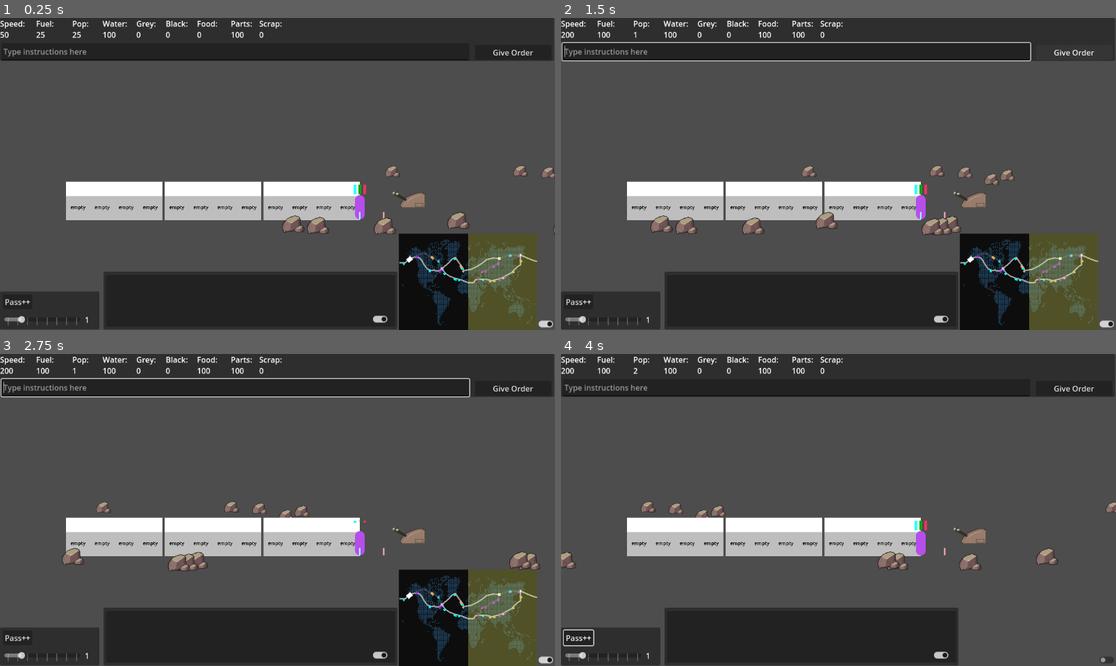
Above: before the commit, frames 1-4 (two rows, left to right).
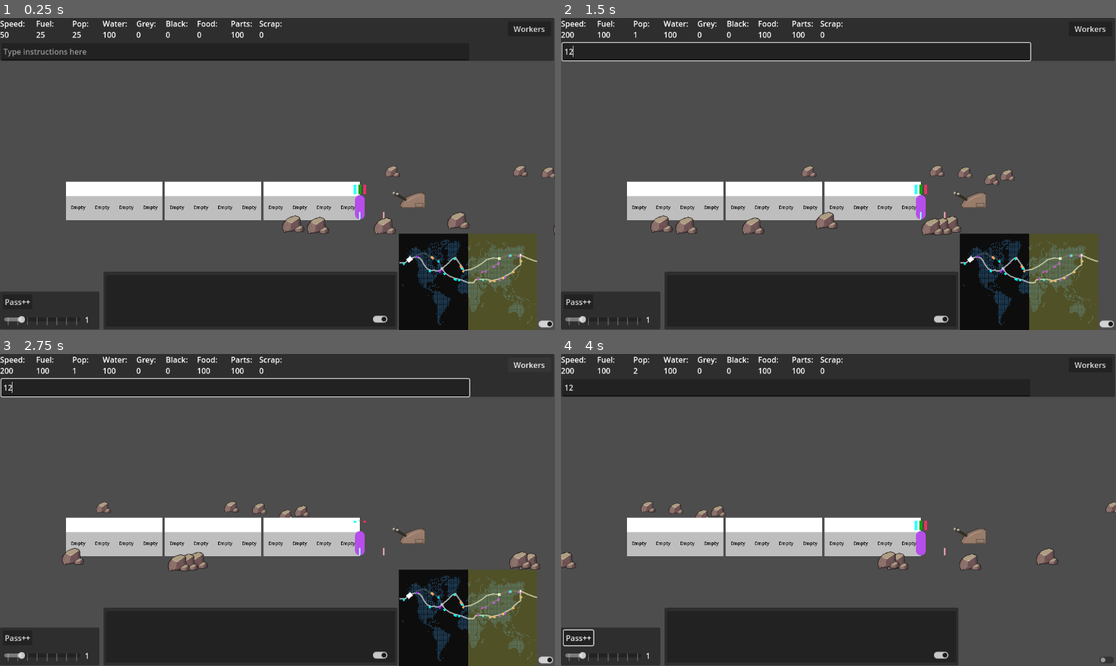
Above: after the commit, the same moments.

Repository: Sphinx111/ed_and_morgs_train_builder
Game: Godot game, scene res://Scenes/traincar.tscn
The game is run twice, just before and just after one commit, with the same random seed, the same clock (stepped at 60 frames per second) and the same inputs.
Inputs (mouse positions are in pixels of both pictures, inside the frame that each line leads up to):
- Up to frame 1 (0.25 s): no input
- Up to frame 2 (1.5 s): click (794, 52) at 0.52 s; type "12" at 0.6 s; click (1071, 52) at 1.25 s, where only the run before the commit has a clickable "Give Order"
- Up to frame 3 (2.75 s): click (527, 363) at 2 s, where only the run after the commit has a clickable "Workers"
- Up to frame 4 (4 s): click "Pass++" at 2.75 s; click (1104, 659) at 3.5 s

The runs differ from the first frame. In frame 1, 0.2% of the frame differs, in the area x 12-99%, y 2-62%; in frame 2, 0.4%, in the area x 0-99%, y 2-62%; in frame 3, 0.4%; in frame 4, 0.3%.

Commit message:
Passengers look for work in priority order
There is a static priority order for types of resource to serve/produce, and passengers look for work of that type first.

Diff:
--- a/Modules/Producers/ProductionProvider.gd
+++ b/Modules/Producers/ProductionProvider.gd
@@ -23,6 +23,14 @@
 ## Set up the Production Provider's variables
 func init() -> void:
 	pass
+
+## Return array of Strings representing type of work done in module
+func get_work_types() -> Array[String]:
+	if outputType1 != "" and outputType2 != "":
+		return [outputType1, outputType2]
+	elif outputType1 != "":
+		return [outputType1]
+	return []
 
 ## Control function to call each resource tick, must provide MapHandler if resource comes from map
 func produce(train : Train, worker_modifier : float) -> int:
--- a/Modules/Services/ServiceProvider.gd
+++ b/Modules/Services/ServiceProvider.gd
@@ -18,6 +18,13 @@
 
 func init() -> void:
 	pass
+
+func get_work_types() -> Array[String]:
+	if inputType1 != "" and inputType2 != "":
+		return [inputType1, inputType2]
+	elif inputType1 != "":
+		return [inputType1]
+	return []
 
 func serve_customer(customer : Passenger, train : Train, module : ModuleBase) -> int:
 	var amount_wanted = 1.0
--- a/Modules/module.gd
+++ b/Modules/module.gd
@@ -31,7 +31,7 @@
 var producers : Array[ProductionProvider] = []
 var workers_needed : int = 0
 var workers : Array[Passenger] = []
-var workType : String = "any"
+var work_types : Array[String] = ["any"]
 
 # Storage Variables
 var storages : Array[GenericStorageProvider] = []
@@ -62,7 +62,7 @@
 
 func needs_worker(work_type : String) -> bool:
 	if enabled == true:
-		if work_type == "any" and (workers_needed - workers.size()) > 0:
+		if work_type in work_types and (workers_needed - workers.size()) > 0:
 			return true
 	return false
 
@@ -114,11 +114,13 @@
 		workers.append(newWorker)
 		$DebugWorkerCount.text = "" + String.num_int64(workers.size())
 		if workers.size() == workers_needed:
-			parentTrain.update_work_map(workType)
+			for workType in work_types:
+				parentTrain.update_work_map(workType)
 
 func remove_worker(newWorker : Passenger):
 	if workers.size() == workers_needed:
-		parentTrain.update_work_map(workType)
+		for workType in work_types:
+			parentTrain.update_work_map(workType)
 	workers.erase(newWorker)
 	$DebugWorkerCount.text = "" + String.num_int64(workers.size())
 
@@ -129,10 +131,12 @@
 	newProvider.init()	# Setup its initial variables
 	services.append(newProvider)
 	serves_needs.append(newProvider.outputType)
+	work_types.append_array(newProvider.get_work_types())
 
 func add_producer(newProducer : ProductionProvider):
 	newProducer.init()	# Setup initial variables
 	producers.append(newProducer)
+	work_types.append_array(newProducer.get_work_types())
 
 func add_custom_storage(storageDict : Dictionary):
 	var newStorage = GenericStorageProvider.new()
@@ -175,6 +179,7 @@
 	services = []
 	producers = []
 	serves_needs = []
+	work_types = ["any"]
 	workers_needed = 0
 	$Outline.color = Color.GRAY
 
@@ -193,6 +198,8 @@
 func set_type(newType : String):
 	reset_module()                    # Start from state of an 'empty' module
 	self.type = newType
+	if newType == "empty":
+		return
 	if newType == "clean_water":
 		$Outline.color = Color.AQUA
 		var basicWaterProvider = BasicWaterProvider.new()
@@ -257,3 +264,5 @@
 		workers_needed = 1
 		add_custom_storage({"grey_water" : 100.0})
 	$Label.text = newType
+	for workType in work_types:
+		parentTrain.update_work_map(workType)
--- a/PassengerMap.gd
+++ b/PassengerMap.gd
@@ -47,6 +47,10 @@
 		needsLocations.pop_back()
 		workLocations.pop_back()
 
+func has_work_for_type(testType : String) -> bool:
+	if workMaps.has(testType) and workMaps[testType][0] != 9999:
+		return true
+	return false
 
 func update_single_type_map(needs_type_to_update):
 	needsLocations[needs_type_to_update] = train.get_location_map_for_type(needs_type_to_update)
--- a/Scenes/traincar.tscn
+++ b/Scenes/traincar.tscn
@@ -140,12 +140,12 @@
 
 [node name="Button" type="Button" parent="BasicUI"]
 layout_mode = 0
-offset_left = 986.0
-offset_top = 56.0
-offset_right = 1145.0
-offset_bottom = 87.0
-focus_mode = 0
-text = "Give Order"
+offset_left = 1054.0
+offset_top = 7.0
+offset_right = 1144.0
+offset_bottom = 38.0
+focus_mode = 0
+text = "Workers"
 
 [node name="WorldMap" parent="BasicUI" instance=ExtResource("2_ksonv")]
 position = Vector2(829, 459)
@@ -273,7 +273,6 @@
 position = Vector2(0, 334)
 
 [connection signal="text_submitted" from="BasicUI/LineEdit" to="BasicUI" method="_on_line_edit_text_submitted"]
-[connection signal="pressed" from="BasicUI/Button" to="BasicUI" method="_on_textinput_press"]
 [connection signal="pressed" from="BasicUI/DebugPanel/Button" to="BasicUI" method="_on_add_passenger_pressed"]
 [connection signal="drag_ended" from="BasicUI/DebugPanel/DebugSlider" to="BasicUI" method="_on_debug_tick_slider_ended"]
 [connection signal="toggled" from="BasicUI/DebugPanel/CheckButton" to="BasicUI" method="_on_map_toggled"]
--- a/passenger.gd
+++ b/passenger.gd
@@ -2,7 +2,7 @@
 
 class_name Passenger
 
-var manager = null       # Passenger manager script
+var manager : PassengerManager = null       # Passenger manager script
 var parentTrain : Train = null   # Train the passenger is allocated to
 
 var firstname : String = ""
@@ -203,7 +203,7 @@
 				exit_worker_module()
 
 func check_for_work():
-	targetWork = "any"
+	targetWork = manager.get_next_work_priority()
 	check_current_module()
 
 ## Allows different results from hitting max need. Not all needs will be fatal
--- a/passengerManager.gd
+++ b/passengerManager.gd
@@ -12,6 +12,9 @@
 
 const firstNamesList = ["David", "Elias", "Jenny", "Emma", "Sally", "Uzbel", "Dmitri", "Janus", "Elise", "Marie"]
 const lastNamesList  = ["Smith", "Jones", "LeClair", "McGilligan", "Cuttier", "Founderson"]
+
+var available_workers : int = 0
+var work_priorities : Array[String]= ["clean_water", "food1", "grey_water", "scrap", "mech_parts", "any"]
 
 func _ready():
 	var firstPassenger : Passenger = find_child("Passenger")
@@ -41,6 +44,15 @@
 		if passenger.is_dying == true:
 			dying_passengers.append(passenger)
 
+## Find next work priority in priority order, based on what was last checked
+func get_next_work_priority() -> String:
+	var result = "any"
+	var passengerMap : PassengerMap = get_parent().passengerMap
+	for workType in work_priorities:
+		if passengerMap.has_work_for_type(workType):
+			return workType
+	return result
+
 func check_all_needs():
 	for passenger in passengers:
 		passenger.check_needs()
